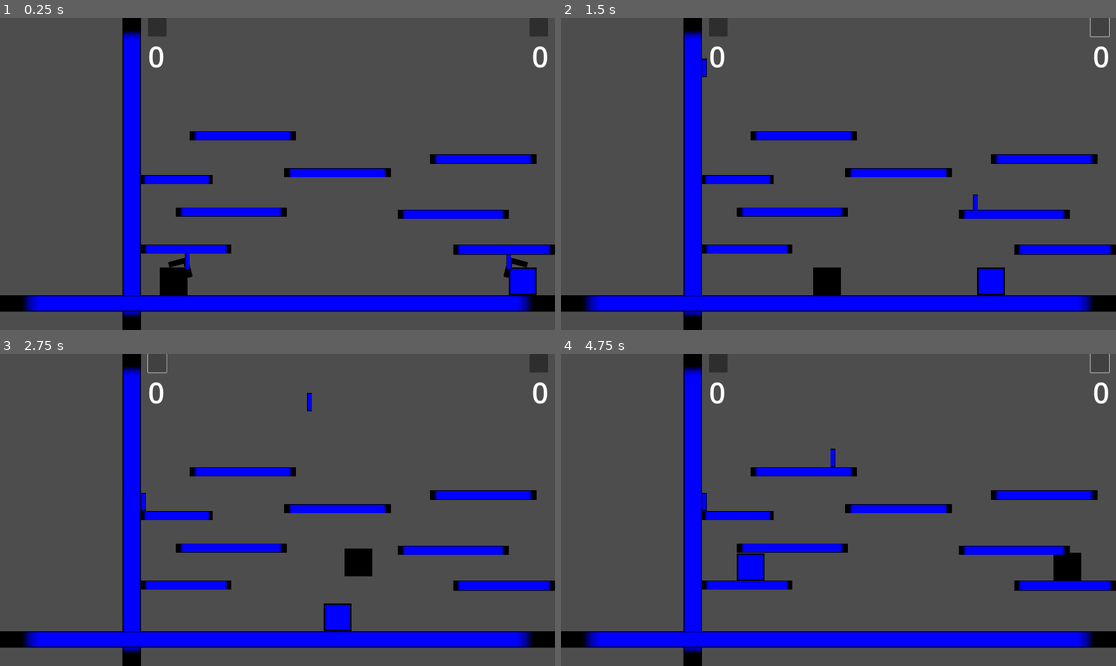
Above: before the commit, frames 1-4 (two rows, left to right).
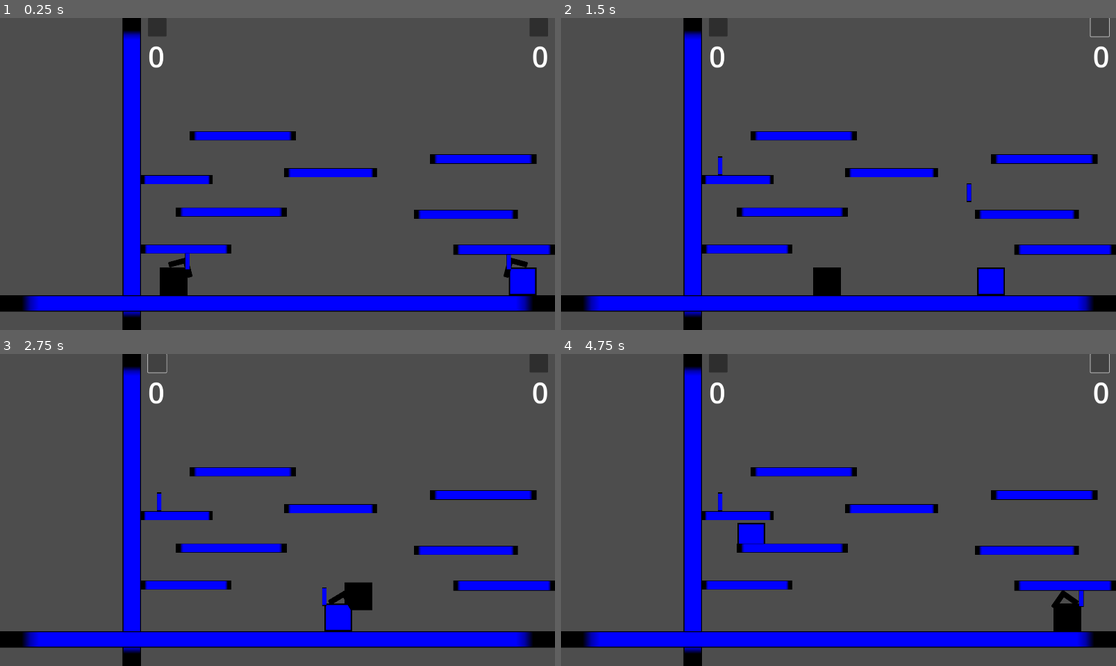
Above: after the commit, the same moments.

Repository: ra314/micro-swords
Game: Godot game, scene res://Main.tscn
The game is run twice, just before and just after one commit, with the same random seed, the same clock (stepped at 60 frames per second) and the same inputs.
Inputs (mouse positions are in pixels of both pictures, inside the frame that each line leads up to):
- Up to frame 1 (0.25 s): no input
- Up to frame 2 (1.5 s): click (716, 27) at 0.5 s; click (1099, 27) at 1.25 s
- Up to frame 3 (2.75 s): click (155, 363) at 2 s
- Up to frame 4 (4.75 s): click (1099, 363) at 2.75 s; click (716, 363) at 3.5 s; click (1099, 363) at 4.25 s

The runs differ from the first frame. In frame 1, 0.3% of the frame differs, in the area x 33-94%, y 48-81%; in frame 2, 0.5%; in frame 3, 1.5%; in frame 4, 2.2%, in the area x 25-95%, y 30-89%.

Commit message:
Rip off is done. Time to bug fix.

Diff:
--- a/ConstData.gd
+++ b/ConstData.gd
@@ -12,7 +12,11 @@
 	ENUMS.SWORDSMAN.BLACK: ENUMS.COLLISION_LAYER.BLACK,
 	ENUMS.SWORDSMAN.BLUE: ENUMS.COLLISION_LAYER.BLUE}
 
+const GRAVITY = 4300
+
 #Player: H17, W16
 #Platform Ground: W58
 #Floating Platform: W60
 #Max Jump Height: 51 or 3 times player height
+#Speed: 4 bodylengths per second
+#Sword Speed: Top height for a 90 degree throw should be 5 body heights
--- a/Main.tscn
+++ b/Main.tscn
@@ -94,8 +94,8 @@
 scale = Vector2(44, 4.4)
 
 [node name="Platform3" parent="." instance=ExtResource("5_dy1bx")]
-position = Vector2(1376, 664)
-scale = Vector2(48, 4)
+position = Vector2(1432, 664)
+scale = Vector2(45, 4)
 
 [node name="Platform4" parent="." instance=ExtResource("5_dy1bx")]
 position = Vector2(1488, 472)
@@ -111,7 +111,7 @@
 
 [node name="Platform7" parent="." instance=ExtResource("5_dy1bx")]
 position = Vector2(984, 520)
-scale = Vector2(46, 4)
+scale = Vector2(40, 4)
 
 [node name="Platform8" parent="." instance=ExtResource("5_dy1bx")]
 position = Vector2(656, 392)
--- a/Sword.gd
+++ b/Sword.gd
@@ -1,9 +1,9 @@
 extends CharacterBody2D
 class_name Sword
 
-const THROW_SPEED = 1200.0
+# Top height for a 90 degree throw should be 5 body heights
+const THROW_SPEED = 1700
 # Get the gravity from the project settings to be synced with RigidBody nodes.
-var gravity = ProjectSettings.get_setting("physics/2d/default_gravity")
 @export var state: ENUMS.SWORD_STATE
 @export var sword_name: ENUMS.HELD_ITEM
 var direction: ENUMS.DIRECTION
@@ -36,7 +36,9 @@
 				velocity.x = hor_speed
 			else:
 				velocity.x = -hor_speed
-			velocity.y += gravity * delta
+			velocity.y += ConstData.GRAVITY * delta
+#			if velocity.y > 0:
+#				print("hello")
 
 	elif state == ENUMS.SWORD_STATE.HELD:
 		position += (velocity*delta)
--- a/Swordsman.gd
+++ b/Swordsman.gd
@@ -1,9 +1,10 @@
 extends CharacterBody2D
 class_name Swordsman
 
+# 4 bodylengths per second
 const SPEED := 64*4
 # Max jump height needs to be 3 times character height
-const JUMP_VELOCITY := -605.0
+const JUMP_VELOCITY := -1540
 
 const MAX_ROT_RANGE_DEG := 120
 const ROT_SPEED := 4
@@ -11,16 +12,17 @@
 var rotating_upwards := true
 
 # Get the gravity from the project settings to be synced with RigidBody nodes.
-var gravity = ProjectSettings.get_setting("physics/2d/default_gravity")
 @export var direction: ENUMS.DIRECTION
 @export var held_item: ENUMS.HELD_ITEM
 @export var swordsman_name: ENUMS.SWORDSMAN
 var last_held_item: ENUMS.HELD_ITEM
 var root: Root
 
+#var debug_orig_y
 func _ready():
 	root = get_parent()
 	update_arrow_rotation()
+#	debug_orig_y = position.y
 
 func update_arrow_rotation():
 	match direction:
@@ -48,7 +50,10 @@
 func _physics_process(delta):
 	# Add the gravity.
 	if not is_on_floor():
-		velocity.y += gravity * delta
+		velocity.y += ConstData.GRAVITY * delta
+#		if velocity.y > 0:
+#			print(debug_orig_y-position.y)
+#			print("hello")
 
 	# Handle switching directions
 	if Utils.approx_equal(position.x, 488):
@@ -74,6 +79,8 @@
 		# Rotate the arrow
 		rotate_arrow()
 		update_arrow_rotation()
+#		if rot_deg == 92:
+#			action()
 
 	# MOVE
 	move_and_slide()
--- a/project.godot
+++ b/project.godot
@@ -23,3 +23,7 @@
 
 window/size/viewport_width=1920
 window/size/viewport_height=1080
+
+[physics]
+
+2d/default_gravity=1500.0
